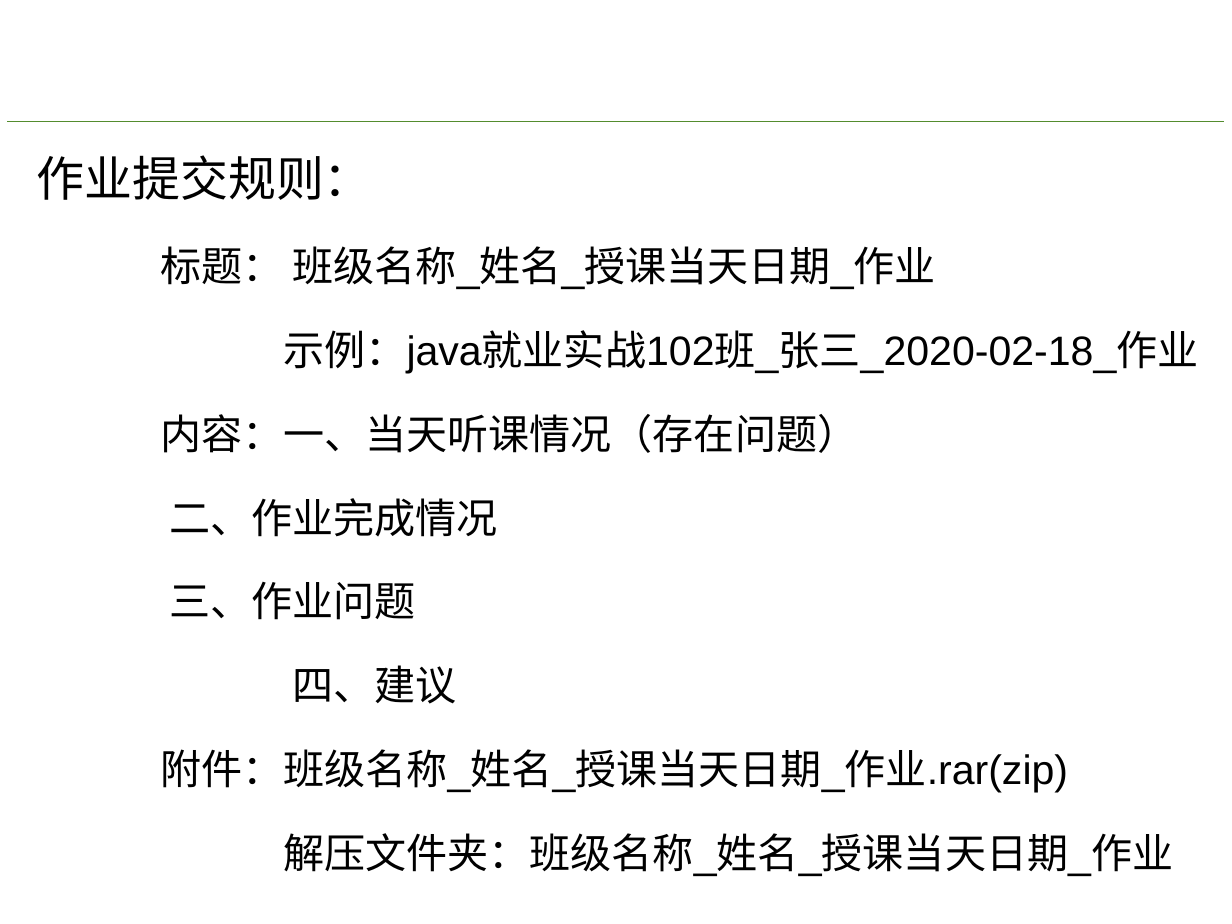
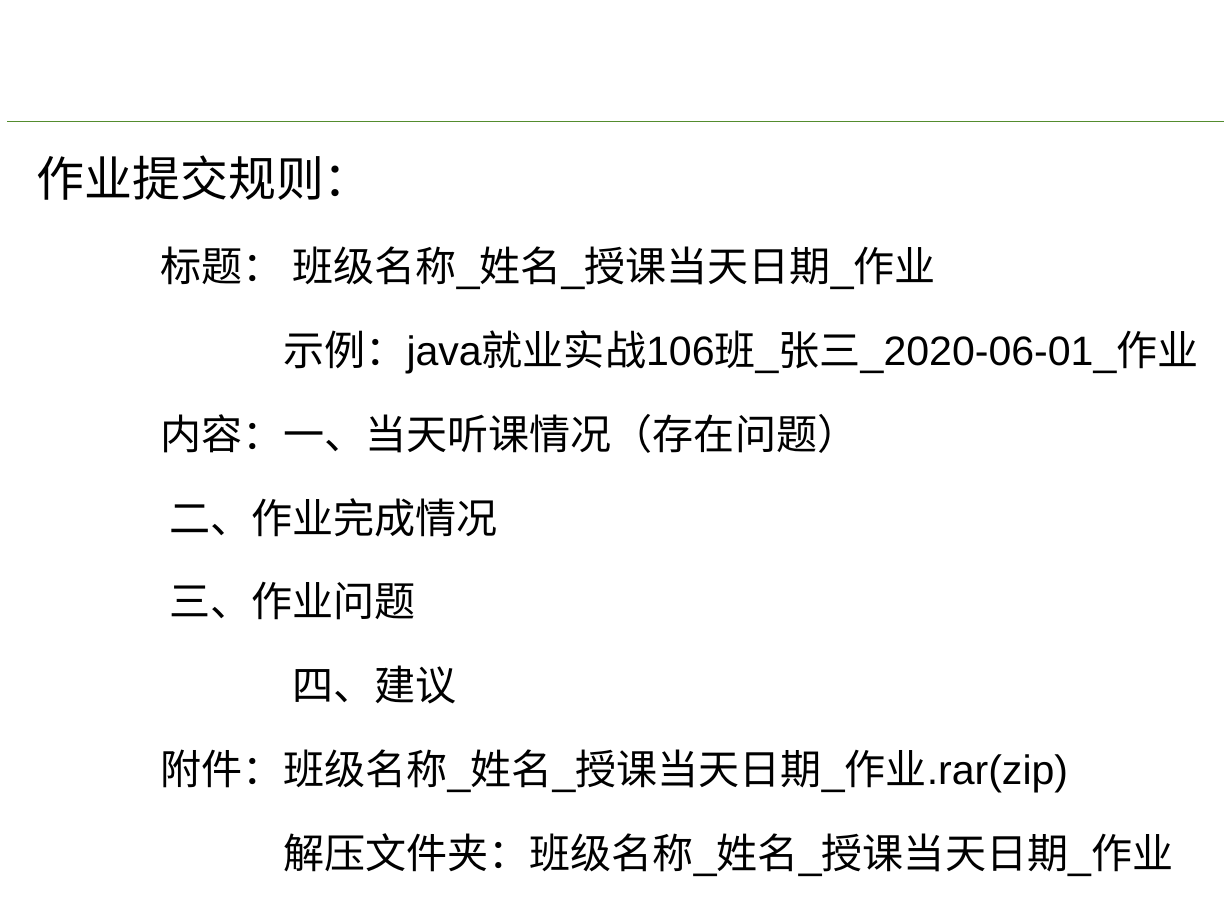
Before and after one commit to xu99873273/homework, a slide deck: slide 7 of 01.JavaSE/01.ppt/00.开班.pptx. Drawn at 1232x924 pixels with LibreOffice and Linux fonts; fonts in the diff are those of the drawing; background and template pictures are left out. Boxes give left, top, right and bottom in pixels: in the first picture for what was removed or moved away, otherwise in the second. Text is boxed around its words. In the diff, an @@ line names an element or a change of style, - is before the commit and + after.

```diff
--- a/01.JavaSE/01.ppt/00.开班.pptx
+++ b/01.JavaSE/01.ppt/00.开班.pptx
@@ text at (x1=283, y1=330, x2=1198, y2=374): text changed @@
-示例：java就业实战102班_张三_2020-02-18_作业
+示例：java就业实战106班_张三_2020-06-01_作业
```
Also in this commit, not shown: 1 other slide changed.
